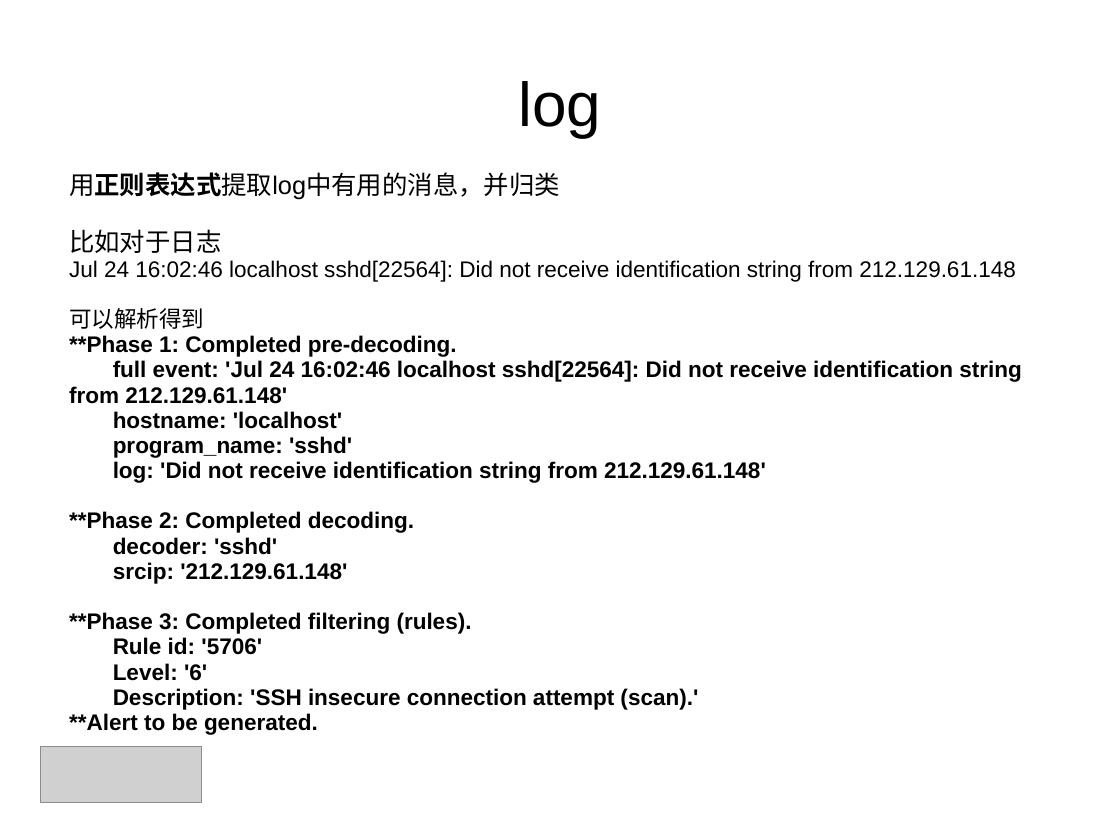
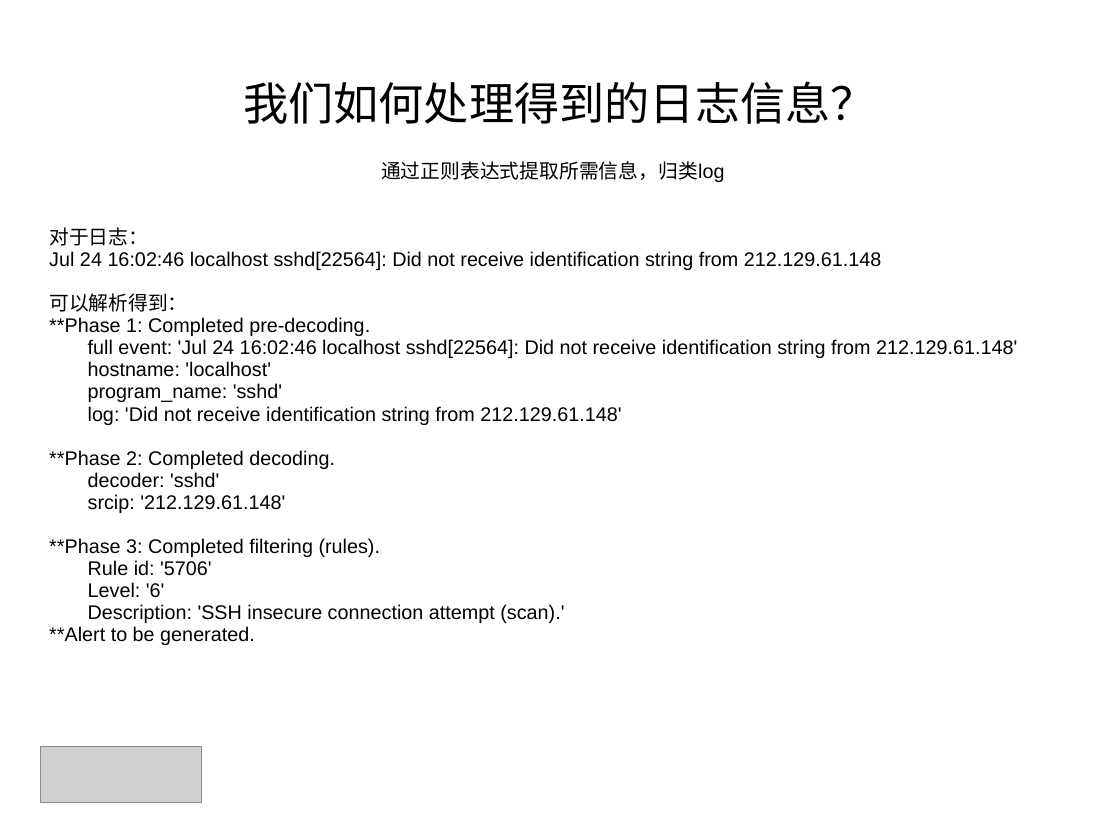
Before and after one commit to shjwudp/ossec, a slide deck: slide 4 of readme.ppt. Drawn at 1120x840 pixels with LibreOffice and Linux fonts; fonts in the diff are those of the drawing; grey boxes stand for pictures; background and template pictures are left out. Boxes give left, top, right and bottom in pixels: in the first picture for what was removed or moved away, otherwise in the second. Text is boxed around its words. In the diff, an @@ line names an element or a change of style, - is before the commit and + after.

Commit message:
change ppt

```diff
--- a/readme.ppt
+++ b/readme.ppt
@@ title at (x1=243, y1=81, x2=875, y2=124): text changed; size 44 to 32 pt @@
-log
+我们如何处理得到的日志信息？
@@ text "通过正则表达式提取所需信息，归类log" moved from (x1=69, y1=172, x2=1021, y2=735) to (x1=49, y1=161, x2=1017, y2=645) @@
@@ text at (x1=49, y1=161, x2=724, y2=246): text changed; size 18 to 14 pt @@
-用正则表达式提取log中有用的消息，并归类
-比如对于日志
+通过正则表达式提取所需信息，归类log
+对于日志：
@@ text at (x1=49, y1=251, x2=1017, y2=645): size 16 to 14 pt; bold off in "**Phase 1: Completed pre-decoding.", "full event: 'Jul 24 16:02:46 localhost sshd[22564]: ...", "hostname: 'localhost'", "program_name: 'sshd'" and 9 more places; indent changed @@
@@ text at (x1=49, y1=293, x2=187, y2=312): text changed; size 16 to 14 pt @@
-可以解析得到
+可以解析得到：
```
Also in this commit, not shown: 1 other slide changed, 11 slides added, 7 slides removed, 2 other files.
